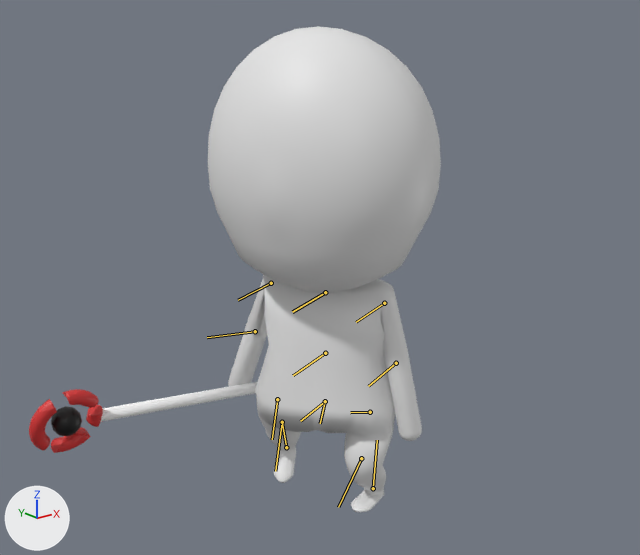
The FBX model 2023_04_TeamProject/Resource/player/Player.fbx: old version first, new version second.
One viewpoint serves both versions: a 50 mm camera at (-2.19, -2.66, 2.07) aimed at (-0.16, -0.12, 1.06). The axes (+X, +Y, +Z) are drawn at lower left. The lights are the same throughout. Both versions are drawn at frame 162 of the action 'アーマチュア.004|Goal'; the numbers are the values there. The bones that bend it are drawn over the model as lines.

Objects in the first picture: '円柱.005', '球.001', '球.002'.
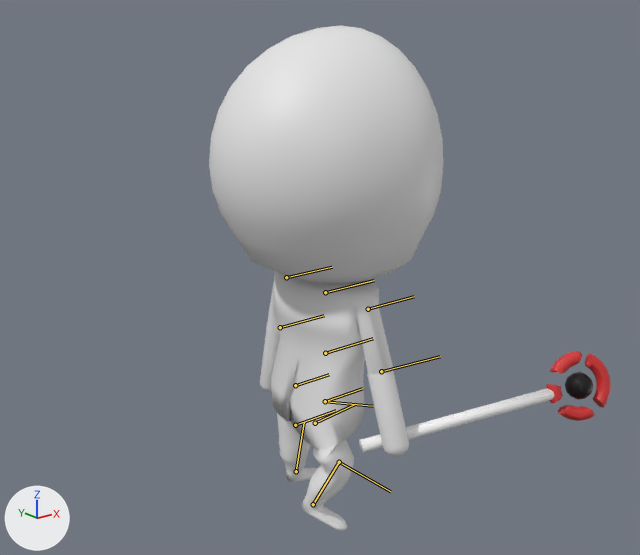
Pixel boxes [x1, y1, x2, y2] of what changed, in the pictures (640 x 555 px):
'球.001', posed
    before: [208, 26, 441, 293]
    after: [209, 25, 444, 284]
'円柱.005', posed (23% narrower, 9% taller)
    before: [228, 274, 422, 512]
    after: [260, 271, 409, 530]
'球.002', posed (10% wider, 43% taller)
    before: [29, 382, 257, 453]
    after: [359, 351, 611, 453]
bone 'Master', root to tip
    before: (325, 353) to (326, 353)
    after: (325, 353) to (325, 353)
bone 'L_Fut_2', root to tip
    before: (370, 412) to (350, 412)
    after: (295, 385) to (329, 374)
bone 'L_Fut_3', root to tip
    before: (361, 458) to (338, 507)
    after: (295, 425) to (336, 410)
bone 'L_Fut_4', root to tip
    before: (373, 488) to (377, 440)
    after: (296, 471) to (304, 422)
bone 'R_Fut_1', root to tip
    before: (325, 401) to (320, 423)
    after: (325, 401) to (373, 406)
bone 'R_Fut_2', root to tip
    before: (277, 399) to (272, 439)
    after: (315, 423) to (355, 404)
bone 'R_Fut_3', root to tip
    before: (282, 422) to (275, 471)
    after: (339, 462) to (390, 491)

Edits to the bpy script that builds the scene:
```text
Change bone_master:
    where bone_master = bpy.data.objects['アーマチュア.004'].pose.bones['Master']
    bone_master.rotation_quaternion: (0.196, 0.0, 0.0, -0.981) -> (1.0, 0.0, 0.0, 0.0)  # degrees (0, 0, -157) -> degrees (0, 0, 0)
Change bone_l_fut_2:
    where bone_l_fut_2 = bpy.data.objects['アーマチュア.004'].pose.bones['L_Fut_2']  # child of 'L_Fut_1'
    bone_l_fut_2.rotation_quaternion: (0.98, 0.0, 0.0, -0.198) -> (1.0, 0.0, 0.001, 0.0)  # degrees (0, 0, -23) -> degrees (0, 0, 0)
Change bone_l_fut_3:
    where bone_l_fut_3 = bpy.data.objects['アーマチュア.004'].pose.bones['L_Fut_3']  # child of 'L_Fut_2'
    bone_l_fut_3.rotation_quaternion: (0.893, 0.0, 0.0, 0.449) -> (1.0, 0.0, 0.0, 0.0)  # degrees (0, 0, 53) -> degrees (0, 0, 0)
Change bone_l_fut_4:
    where bone_l_fut_4 = bpy.data.objects['アーマチュア.004'].pose.bones['L_Fut_4']  # child of 'L_Fut_3'
    bone_l_fut_4.rotation_quaternion: (0.963, 0.025, -0.015, -0.267) -> (0.992, 0.026, -0.015, 0.123)  # degrees (3, -1, -31) -> degrees (3, -2, 14)
Change bone_r_fut_1:
    where bone_r_fut_1 = bpy.data.objects['アーマチュア.004'].pose.bones['R_Fut_1']  # child of 'DownBody'
    bone_r_fut_1.rotation_quaternion: (0.981, 0.0, 0.0, -0.195) -> (0.904, 0.0, 0.0, 0.428)  # degrees (0, 0, -22) -> degrees (0, 0, 51)
Change bone_r_fut_2:
    where bone_r_fut_2 = bpy.data.objects['アーマチュア.004'].pose.bones['R_Fut_2']  # child of 'R_Fut_1'
    bone_r_fut_2.rotation_quaternion: (0.956, 0.0, 0.0, 0.293) -> (0.962, 0.0, 0.0, -0.272)  # degrees (0, 0, 34) -> degrees (0, 0, -32)
Change bone_r_fut_3:
    where bone_r_fut_3 = bpy.data.objects['アーマチュア.004'].pose.bones['R_Fut_3']  # child of 'R_Fut_2'
    bone_r_fut_3.rotation_quaternion: (1.0, 0.0, 0.0, 0.0) -> (0.87, 0.0, 0.0, 0.493)  # degrees (0, 0, 0) -> degrees (0, 0, 59)
```
